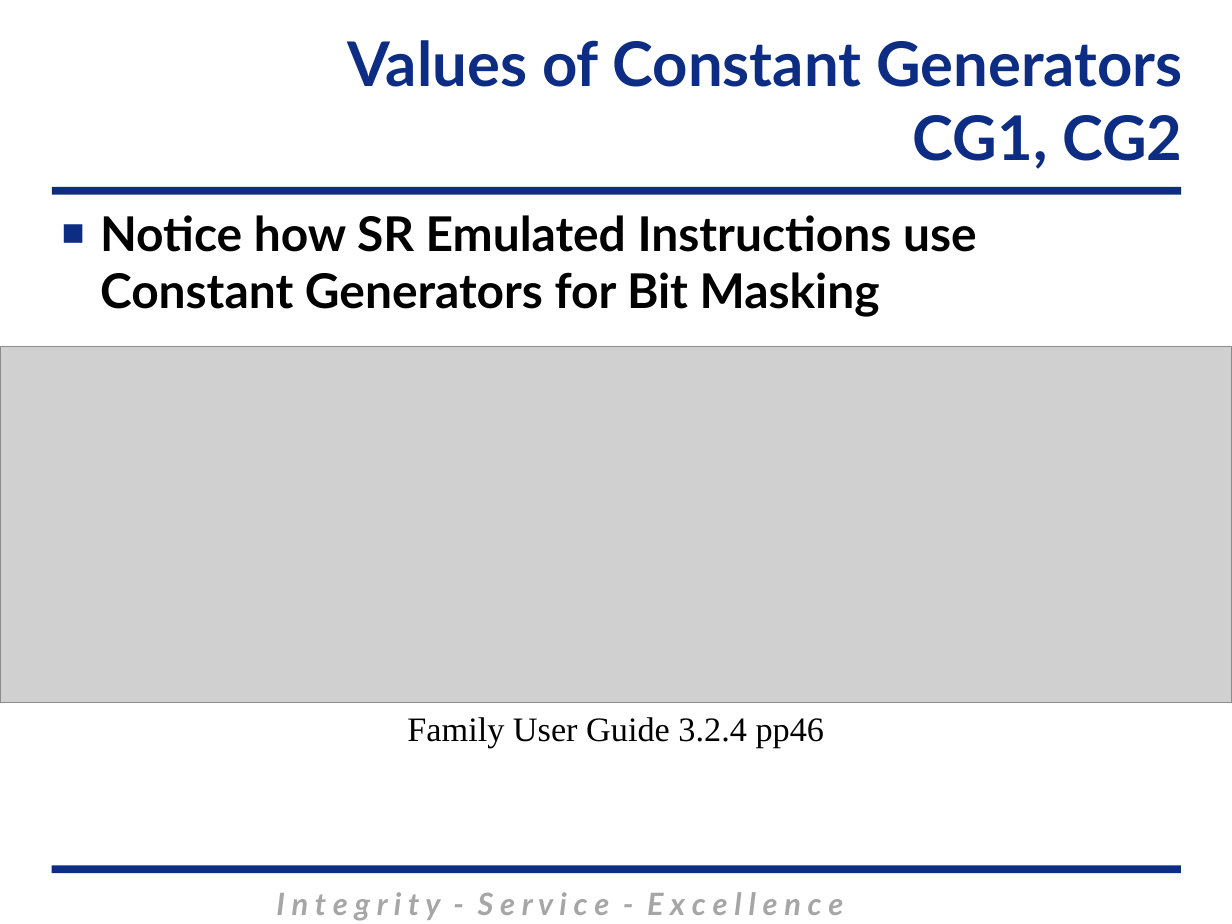
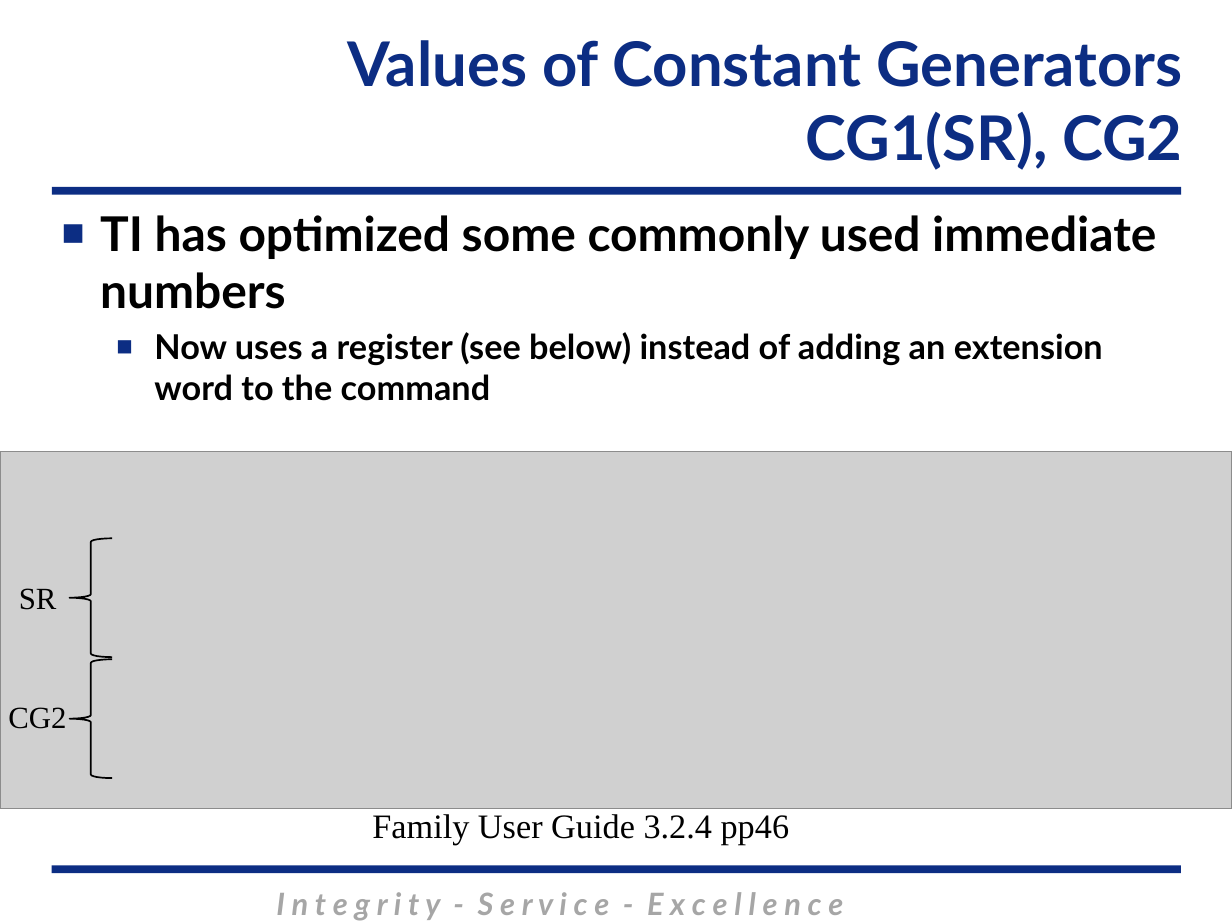
Before and after one commit to MarsUniversity/ECE382, a slide deck: slide 23 of source/lessons/lsn3-4-5/Lsn3-4-5.pptx. Drawn at 1232x924 pixels with LibreOffice and Linux fonts; fonts in the diff are those of the drawing; grey boxes stand for pictures; background and template pictures are left out. Boxes give left, top, right and bottom in pixels: in the first picture for what was removed or moved away, otherwise in the second. Text is boxed around its words. In the diff, an @@ line names an element or a change of style, - is before the commit and + after.

Commit message:
fixes

```diff
--- a/source/lessons/lsn3-4-5/Lsn3-4-5.pptx
+++ b/source/lessons/lsn3-4-5/Lsn3-4-5.pptx
@@ title at [348,40,1182,170]: text changed @@
-Values of Constant Generators CG1, CG2
+Values of Constant Generators CG1(SR), CG2
@@ subtitle at [100,215,1156,401]: text changed; size 28 to 20 pt @@
-■ Notice how SR Emulated Instructions use Constant Generators for Bit Masking
+■ TI has optimized some commonly used immediate numbers
+  ■ Now uses a register (see below) instead of adding an extension word to the command
@@ picture: place and size @@
-picture at [0,346,1232,702]
+picture at [0,452,1232,808]
@@ left brace added at [69,538,112,657], outline #000000 1 pt @@
@@ text added at [19,588,57,610], 18 pt, text #000000 @@
+SR
@@ left brace added at [69,659,112,777], outline #000000 1 pt @@
@@ text added at [8,707,66,729], 18 pt, text #000000 @@
+CG2
@@ text "Family User Guide 3.2.4 pp46": place and size @@
-text "Family User Guide 3.2.4 pp46" at [407,717,825,748]
+text "Family User Guide 3.2.4 pp46" at [372,814,790,845]
```
Also in this commit, not shown: 3 other slides changed, 1 slide added.
